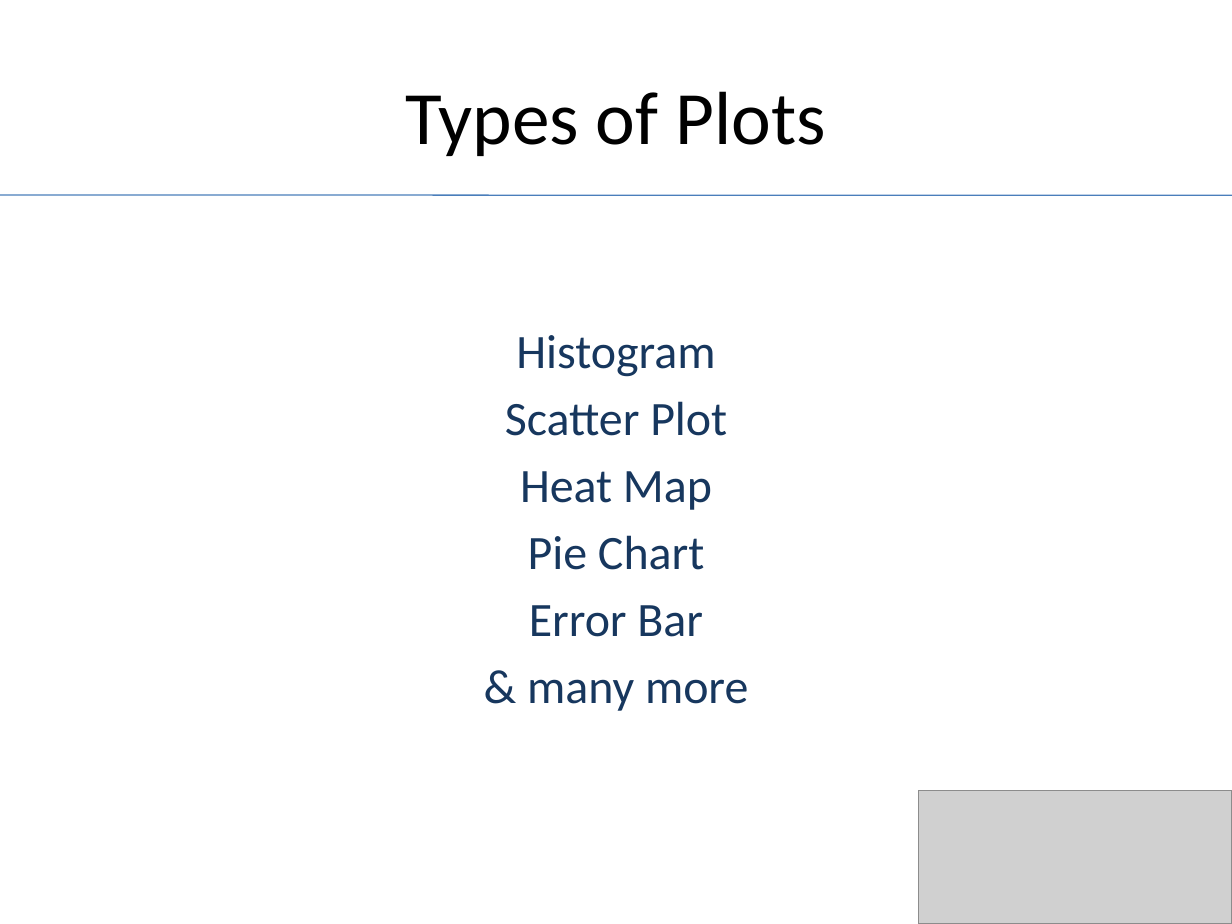
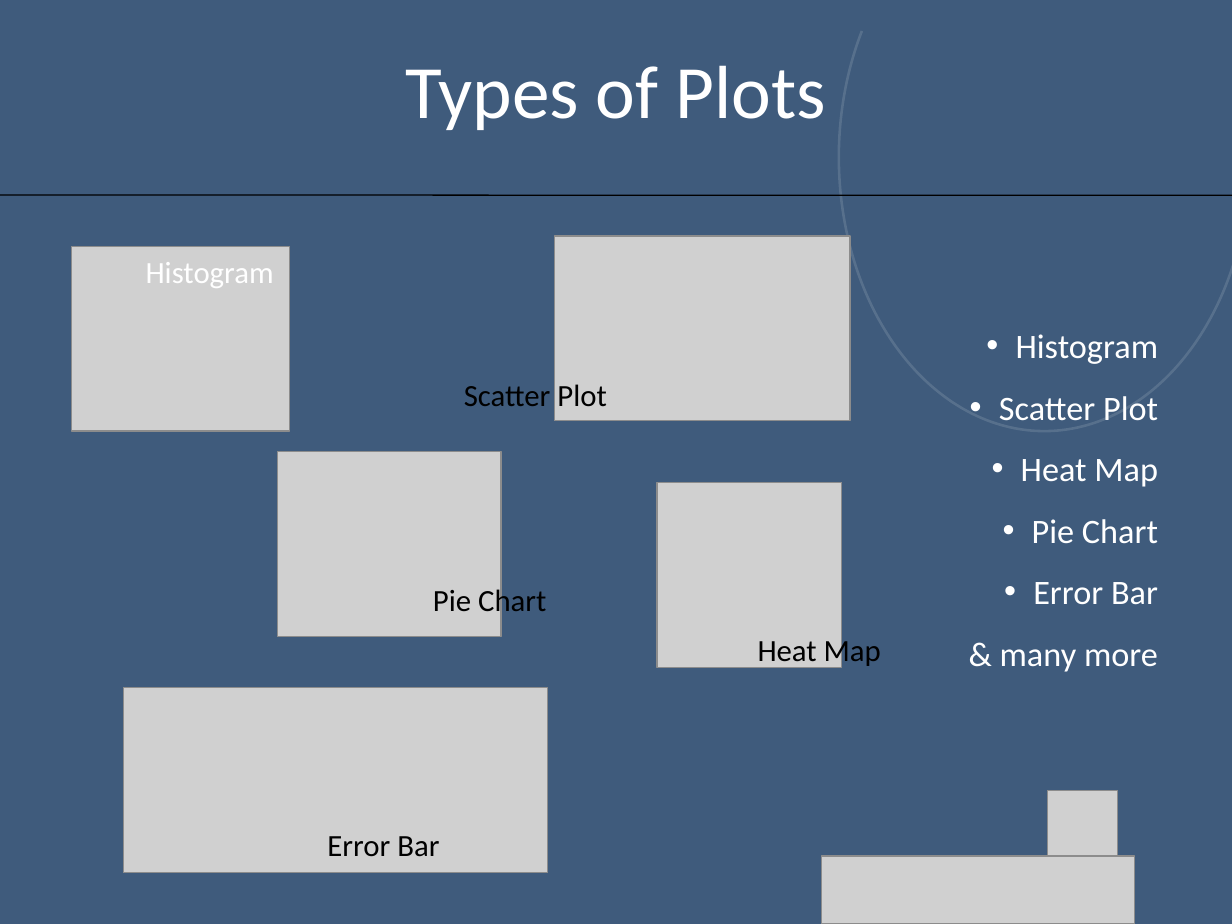
Before and after one commit to aimlearnings/DataScience, a slide deck: slide 4 of Data Visualization.pptx. Drawn at 1232x924 pixels with LibreOffice and Linux fonts; fonts in the diff are those of the drawing; grey boxes stand for pictures; background and template pictures are left out; a plain dark background stands for a picture behind light text. Boxes give left, top, right and bottom in pixels: in the first picture for what was removed or moved away, otherwise in the second. Text is boxed around its words. In the diff, an @@ line names an element or a change of style, - is before the commit and + after.

```diff
--- a/Data Visualization.pptx
+++ b/Data Visualization.pptx
@@ background #FFFFFF to picture (left out) @@
@@ rectangle added at <box>0,0,1232,924</box>, fill #4F81BD at 56% opacity @@
@@ arc (boxed as its full ellipse) added at <box>839,0,1232,431</box>, outline #FFFFFF 1.5 pt @@
@@ text "Types of Plots" at <box>405,65,826,130</box>: text colour #000000 to #FFFFFF; vertical alignment middle to top @@
@@ line (0, 195) - (1232, 196): stroke #4B7EBC 0.75 pt to #000000 0.75 pt @@
@@ text "Histogram" at <box>999,334,1159,672</box>: size 28 to 20 pt, text colour #17375E to #FFFFFF; alignment centre to right; bullet none to •; line spacing 1 to 1.5; less space between paragraphs; indent changed @@
@@ picture added at <box>554,237,850,421</box> @@
@@ picture added at <box>71,246,288,431</box> @@
@@ text added at <box>146,262,274,288</box>, 18 pt, text #FFFFFF @@
+Histogram
@@ text added at <box>464,384,606,407</box>, 18 pt, text #000000 @@
+Scatter Plot
@@ picture added at <box>277,452,501,637</box> @@
@@ picture added at <box>657,483,841,668</box> @@
@@ text added at <box>433,585,546,619</box>, 18 pt, text #000000 @@
+Pie Chart
@@ text added at <box>758,635,881,669</box>, 18 pt, text #000000 @@
+Heat Map
@@ picture added at <box>123,687,548,872</box> @@
@@ picture removed at <box>919,791,1232,924</box> @@
@@ picture added at <box>1047,791,1117,861</box> @@
@@ text added at <box>327,836,439,857</box>, 18 pt, text #000000 @@
+Error Bar
@@ picture added at <box>822,856,1135,924</box> @@
```
Also in this commit, not shown: 6 other slides changed, 1 slide added, 5 other files.
